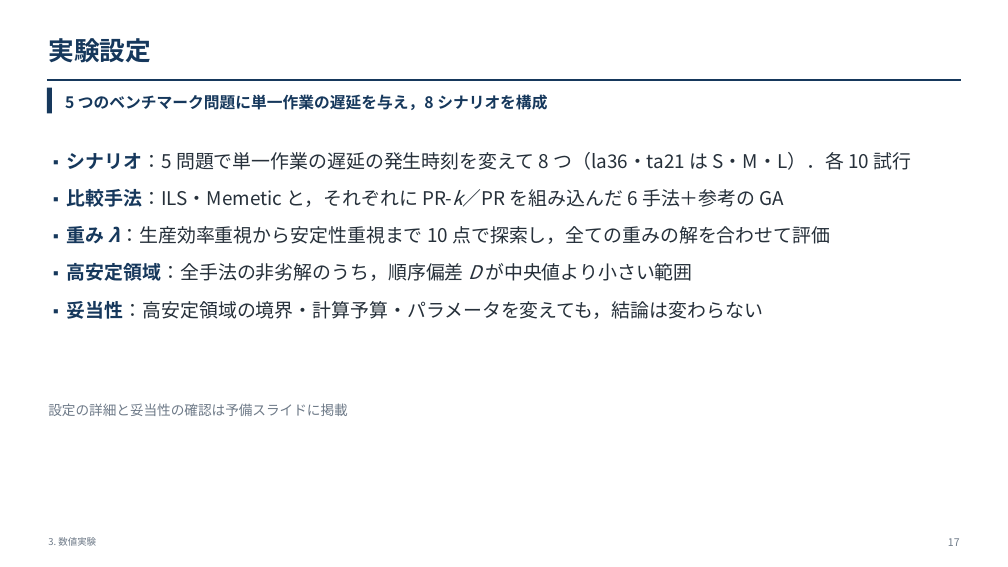
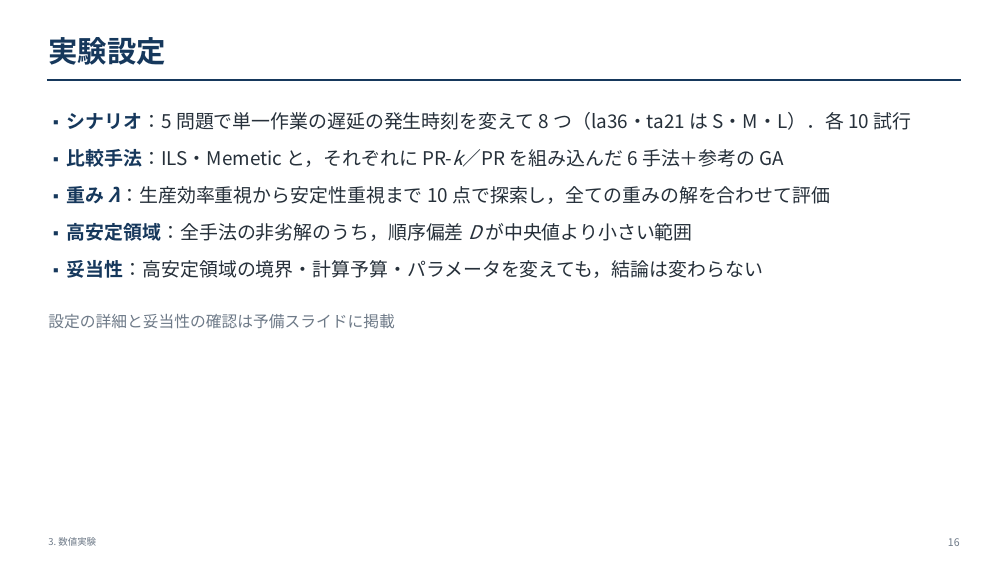
Before and after one commit to kitotakumi/stability_scheduling, a slide deck: slide 16 of doc/presentation_materials/JIMA2026fall_発表.pptx (slide 17 before the commit). Drawn at 1008x567 pixels with LibreOffice and Linux fonts; fonts in the diff are those of the drawing. Boxes give left, top, right and bottom in pixels: in the first picture for what was removed or moved away, otherwise in the second. Text is boxed around its words. In the diff, an @@ line names an element or a change of style, - is before the commit and + after.

```diff
--- a/doc/presentation_materials/JIMA2026fall_発表.pptx
+++ b/doc/presentation_materials/JIMA2026fall_発表.pptx
@@ text "実験設定" at (x1=48, y1=37, x2=165, y2=65): size 24.5 to 28 pt @@
@@ rectangle removed at (x1=47, y1=88, x2=52, y2=113) @@
@@ text "▪ シナリオ：5 問題で単一作業の遅延の発生時刻を変えて 8 つ（la36・ta21 ..." moved from (x1=67, y1=152, x2=911, y2=319) to (x1=67, y1=112, x2=911, y2=278) @@
@@ text "▪ シナリオ：5 問題で単一作業の遅延の発生時刻を変えて 8 つ（la36・ta21 ..." at (x1=67, y1=112, x2=911, y2=278): indent changed @@
@@ text removed at (x1=65, y1=94, x2=547, y2=110) @@
-5 つのベンチマーク問題に単一作業の遅延を与え，8 シナリオを構成
@@ text "設定の詳細と妥当性の確認は予備スライドに掲載" moved from (x1=48, y1=403, x2=347, y2=416) to (x1=48, y1=314, x2=394, y2=329) @@
@@ text "設定の詳細と妥当性の確認は予備スライドに掲載" at (x1=48, y1=314, x2=394, y2=329): size 13 to 15 pt @@
@@ text at (x1=948, y1=538, x2=960, y2=546): text changed @@
-17
+16
```
Also in this commit, not shown: 32 other slides changed, 1 slide removed, 15 other files.
